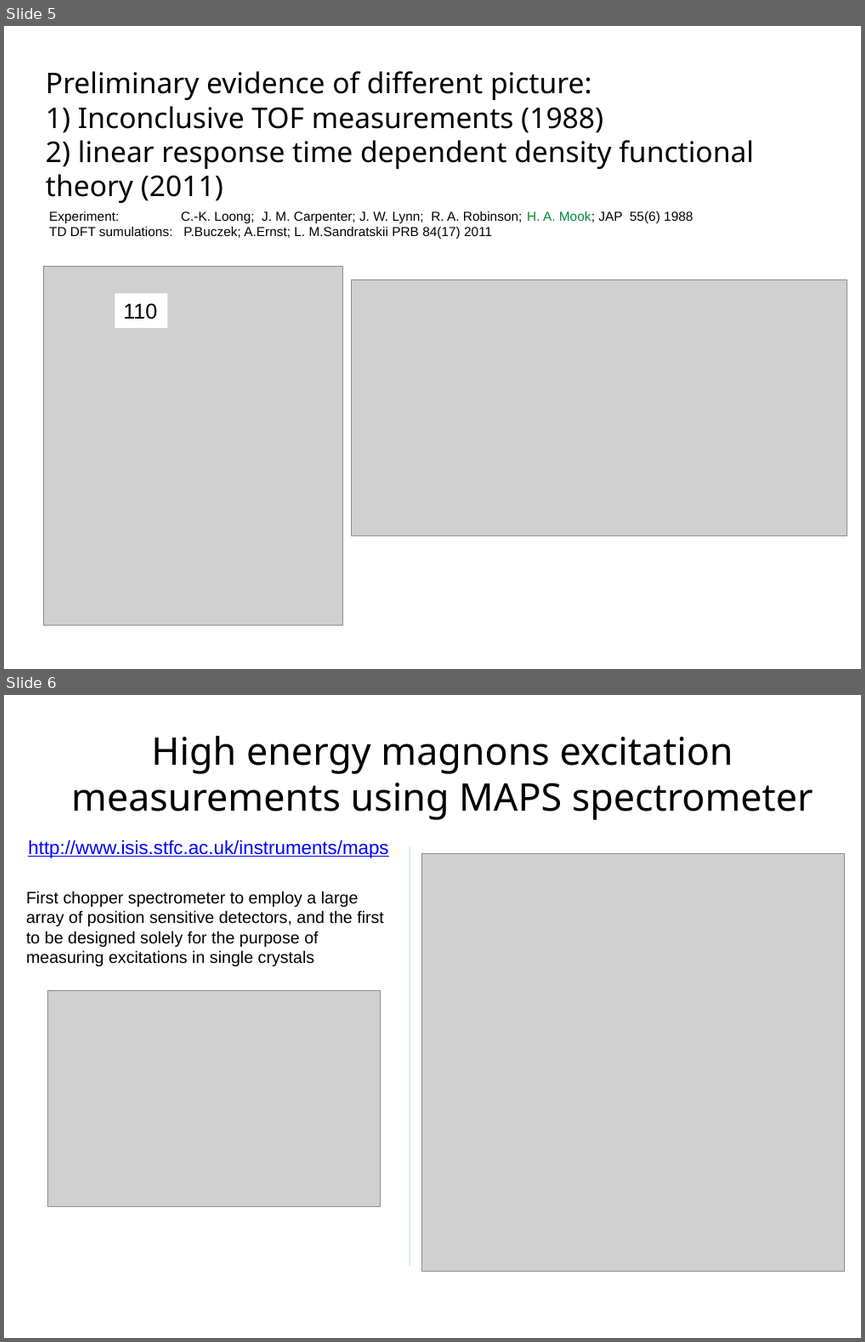
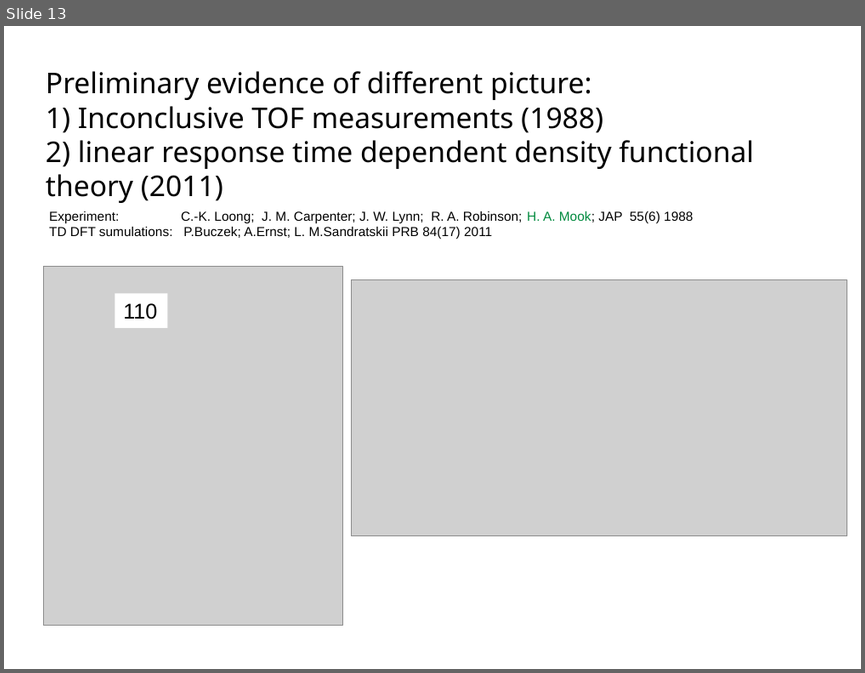
Before and after one commit to abuts/Fe, a slide deck: June2017/Icns2017/ICNS2017.ppt. Shown one above the other, each under a label of ours: slides 5 and 6 before the commit, slide 13 after it. The pictures are 865x1342 and 865x673 pixels, drawn with LibreOffice and Linux fonts; fonts in the diff are those of the drawing; grey boxes stand for pictures; background and template pictures are left out. Boxes give left, top, right and bottom in pixels: in the first picture for what was removed or moved away, otherwise in the second. Text is boxed around its words. In the diff, an @@ line names an element or a change of style, - is before the commit and + after.

```diff
--- a/June2017/Icns2017/ICNS2017.ppt
+++ b/June2017/Icns2017/ICNS2017.ppt
@@ slide 6 removed at bbox=[4, 695, 861, 1338], background #FFFFFF @@
@@ title removed at bbox=[71, 736, 813, 820] @@
-High energy magnons excitation measurements using MAPS spectrometer
@@ text removed at bbox=[28, 839, 388, 858] @@
-http://www.isis.stfc.ac.uk/instruments/maps
@@ line removed from (409, 846) to (409, 1265) @@
@@ picture removed at bbox=[422, 853, 845, 1270] @@
@@ text removed at bbox=[26, 891, 384, 966] @@
-First chopper spectrometer to employ a large array of position sensitive detectors, and the first to be designed solely for the purpose of measuring excitations in single crystals
@@ picture removed at bbox=[47, 991, 381, 1207] @@
@@ what was slide 5 is now slide 13 @@
```
Also in this commit, not shown: 5 slides changed, 5 slides added, 1 other slide removed, 2 other files.
